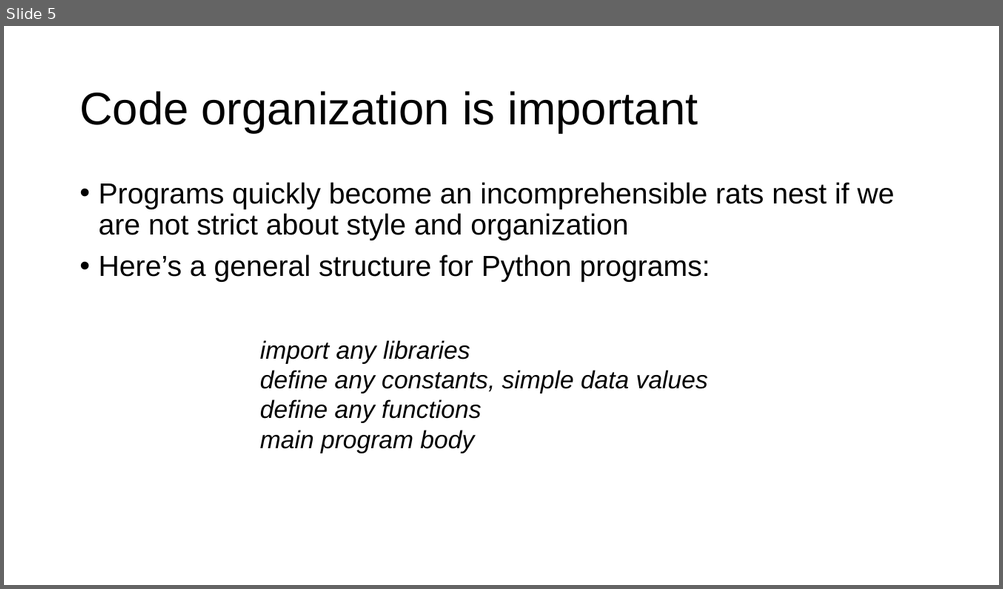
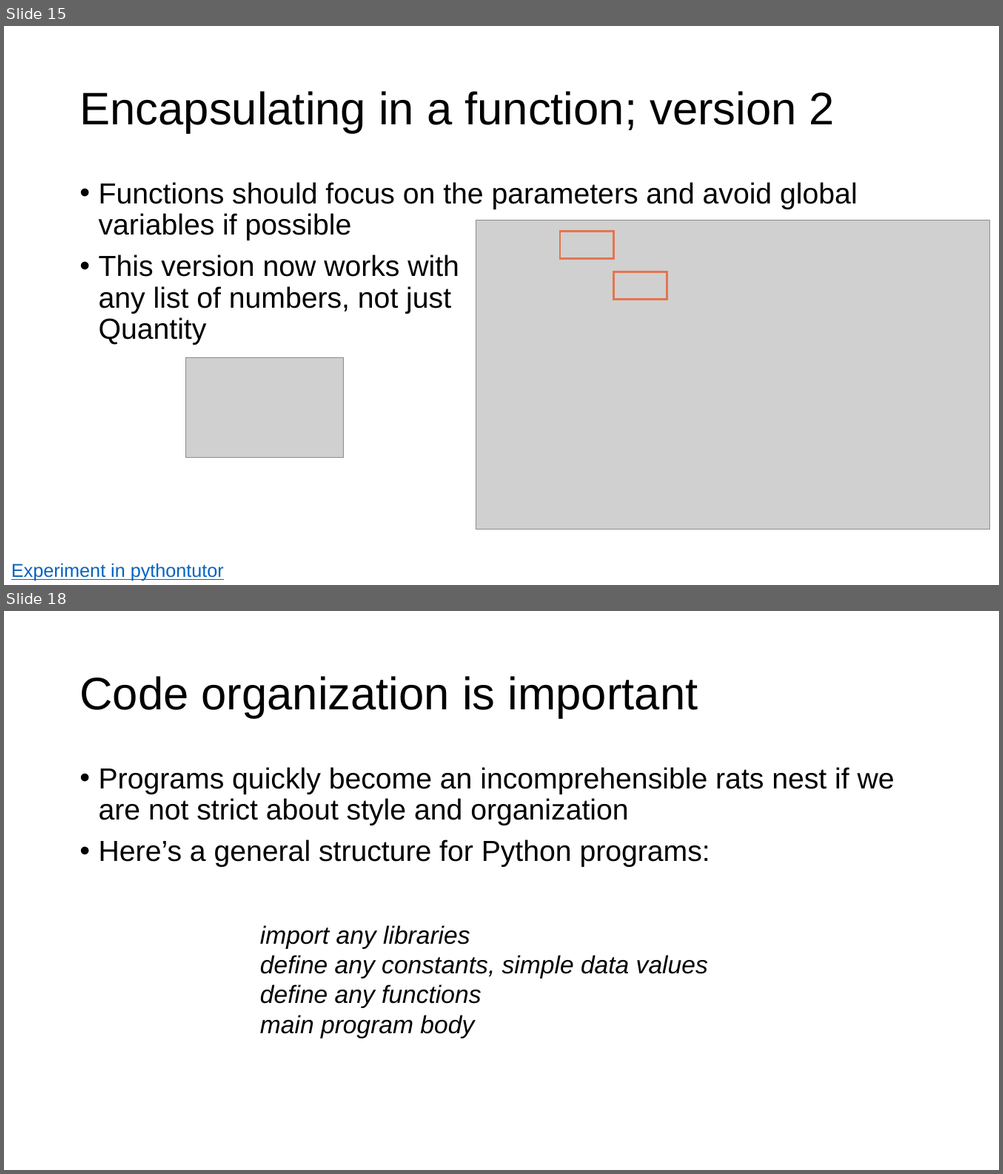
Before and after one commit to parrt/msds501, a slide deck: slides/functions.pptx. Shown one above the other, each under a label of ours: slide 5 before the commit, slides 15 and 18 after it; the slides between them are not shown. The pictures are 1003x589 and 1003x1174 pixels, drawn with LibreOffice and Linux fonts; fonts in the diff are those of the drawing; grey boxes stand for pictures; background and template pictures are left out. Boxes give left, top, right and bottom in pixels: in the first picture for what was removed or moved away, otherwise in the second. Text is boxed around its words. In the diff, an @@ line names an element or a change of style, - is before the commit and + after.

```diff
--- a/slides/functions.pptx
+++ b/slides/functions.pptx
@@ slide 15 added at [4,26,999,585], background #FFFFFF @@
@@ title added at [79,91,834,133], 44 pt, text #000000 @@
+Encapsulating in a function; version 2
@@ text added at [99,182,857,345], 28 pt, text #000000 @@
+• Functions should focus on the parameters and avoid global variables if possible
+• This version now works with
+  any list of numbers, not just
+  Quantity
@@ picture added at [475,220,990,530] @@
@@ rectangle added at [560,231,614,259], outline #E4754F 2 pt @@
@@ rectangle added at [614,272,667,300], outline #E4754F 2 pt @@
@@ picture added at [185,358,344,459] @@
@@ text added at [11,563,224,582], 18 pt, text #0563C1, underline @@
+Experiment in pythontutor
@@ what was slide 5 is now slide 18 @@
```
Also in this commit, not shown: 3 slides changed, 12 other slides added, 2 other files.
